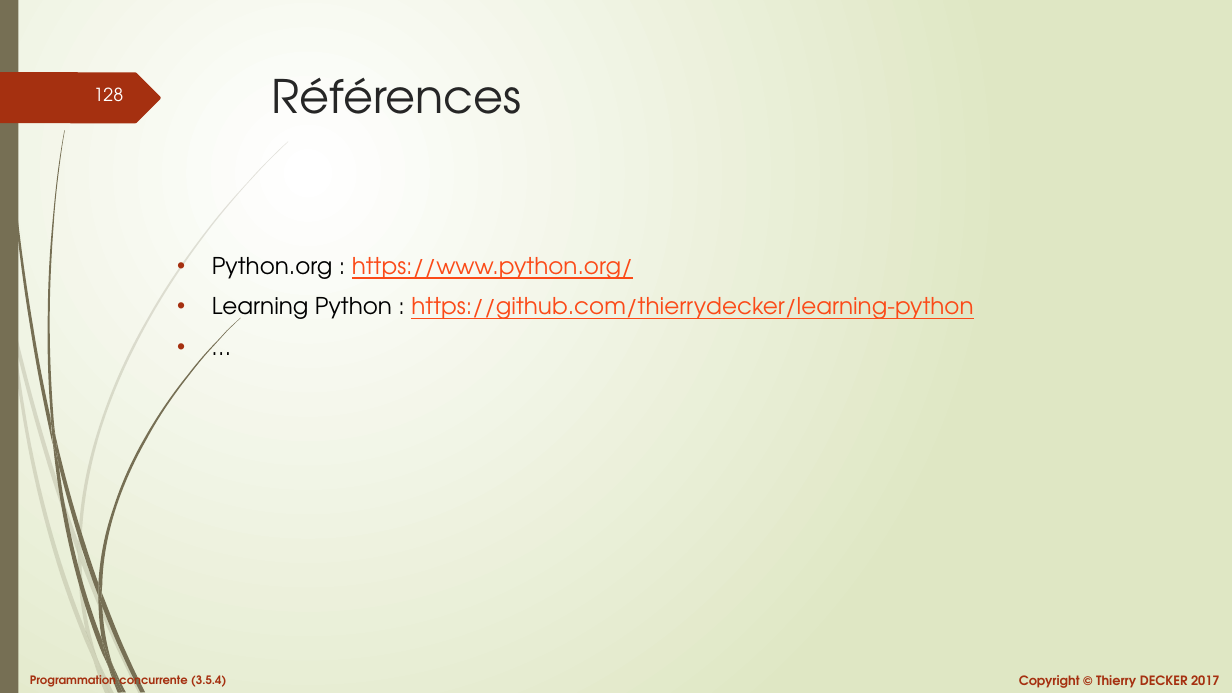
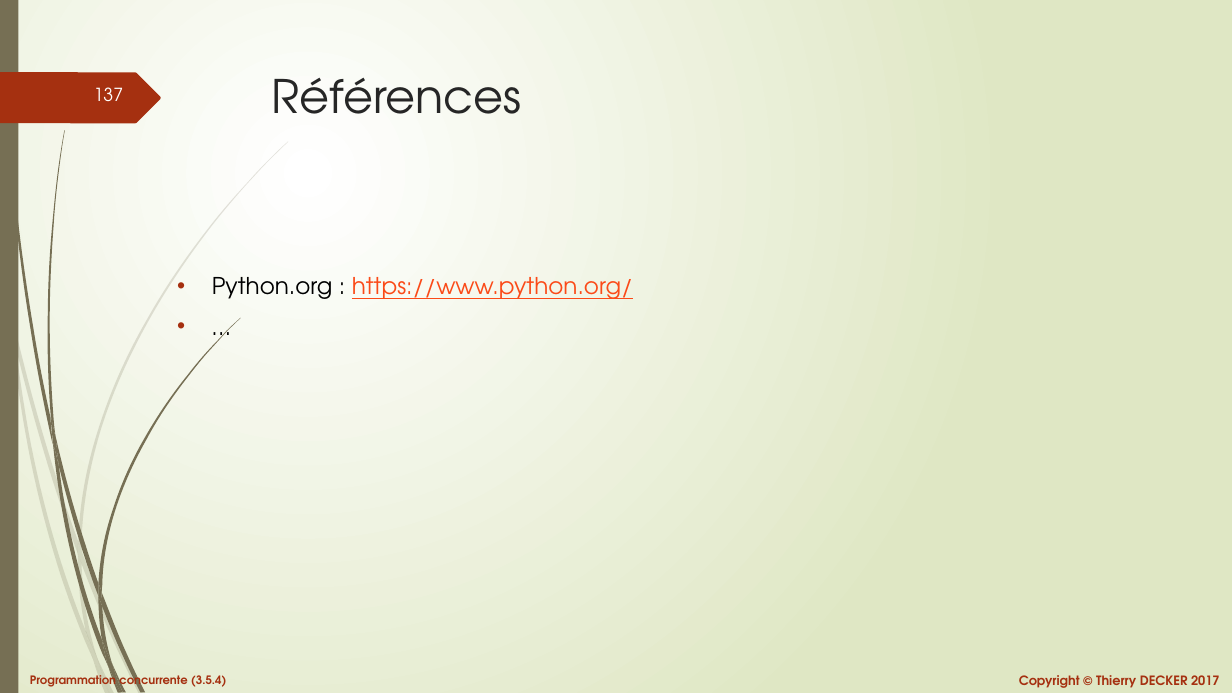
Before and after one commit to VikmanTheRacoon/learning-python, a slide deck: slide 137 of documentations/python-103.pptx (slide 128 before the commit). Drawn at 1232x693 pixels with LibreOffice and Linux fonts; fonts in the diff are those of the drawing. Boxes give left, top, right and bottom in pixels: in the first picture for what was removed or moved away, otherwise in the second. Text is boxed around its words. In the diff, an @@ line names an element or a change of style, - is before the commit and + after.

```diff
--- a/documentations/python-103.pptx
+++ b/documentations/python-103.pptx
@@ page number at (94,87,124,101): text changed @@
-128
+137
@@ text at (212,297,973,326): paragraph removed @@
-• Learning Python : https://github.com/thierrydecker/learning-python
```
Also in this commit, not shown: 9 slides added, 1 other file.
